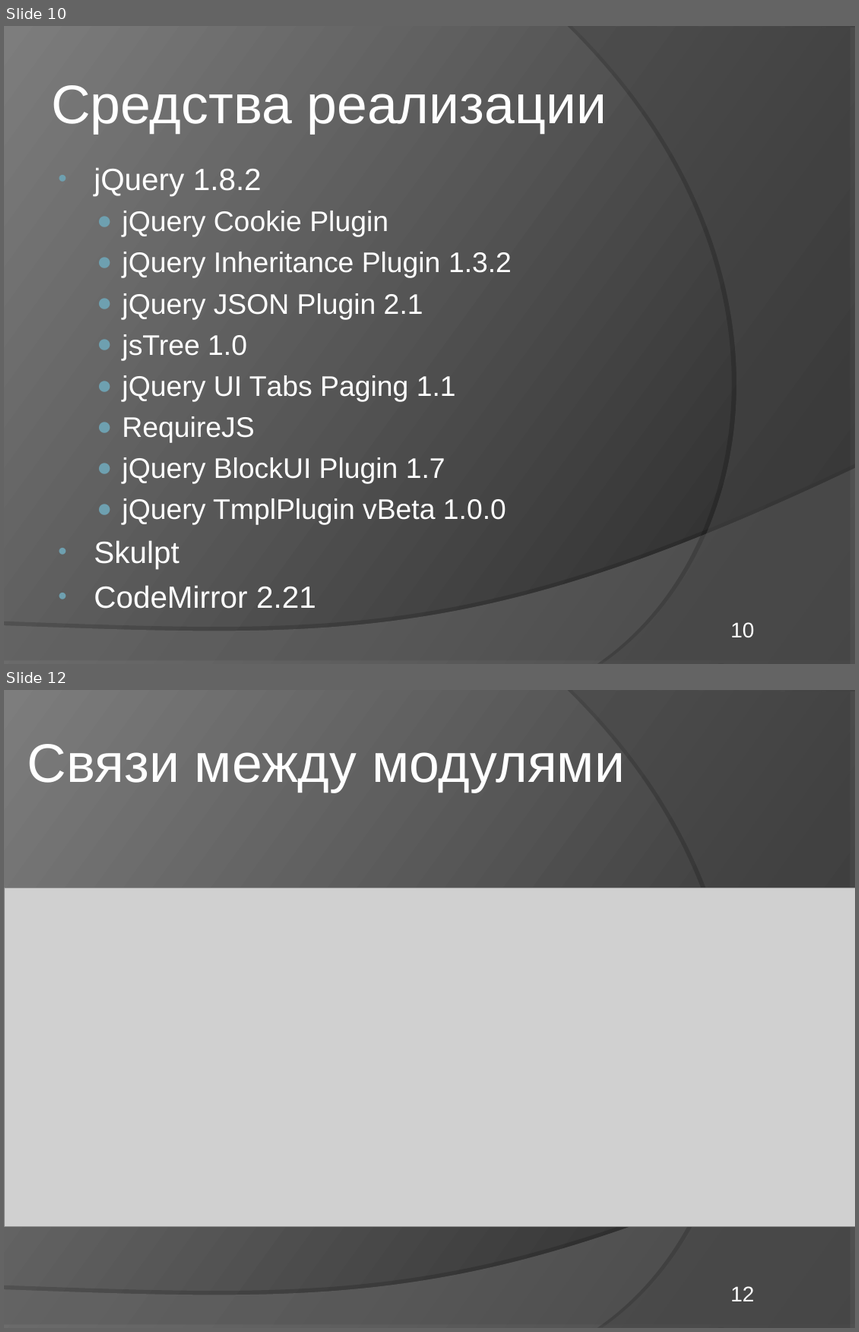
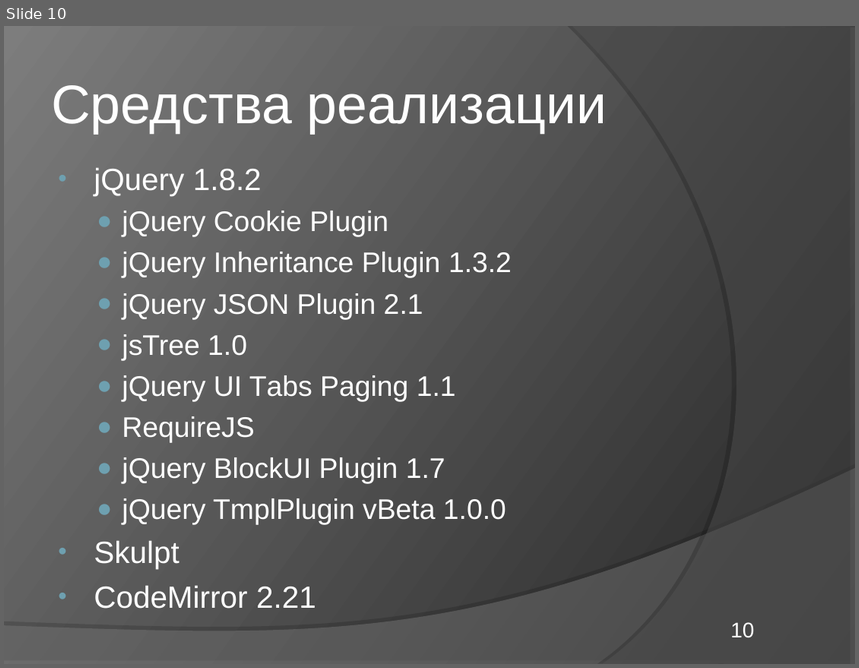
Before and after one commit to elvslv/DiplomaReport, a slide deck: C8503A_Vasilyeva_presentation.ppt. Shown one above the other, each under a label of ours: slides 10 and 12 before the commit, slide 10 after it; the slides between them are not shown. The pictures are 859x1332 and 859x668 pixels, drawn with LibreOffice and Linux fonts; fonts in the diff are those of the drawing; grey boxes stand for pictures. Boxes give left, top, right and bottom in pixels: in the first picture for what was removed or moved away, otherwise in the second. Text is boxed around its words. In the diff, an @@ line names an element or a change of style, - is before the commit and + after.

```diff
--- a/C8503A_Vasilyeva_presentation.ppt
+++ b/C8503A_Vasilyeva_presentation.ppt
@@ slide 12 removed at <box>4,690,855,1328</box>, background gradient #242424 to #7D7D7D; not listed: 2 template elements that a slide beside it also shows @@
@@ title removed at <box>28,744,625,793</box> @@
-Связи между модулями
@@ picture removed at <box>5,888,855,1227</box> @@
@@ page number removed at <box>731,1287,754,1302</box> @@
-12
```
Also in this commit, not shown: 2 slides changed, 4 slides added, 3 other slides removed, 2 other files.
